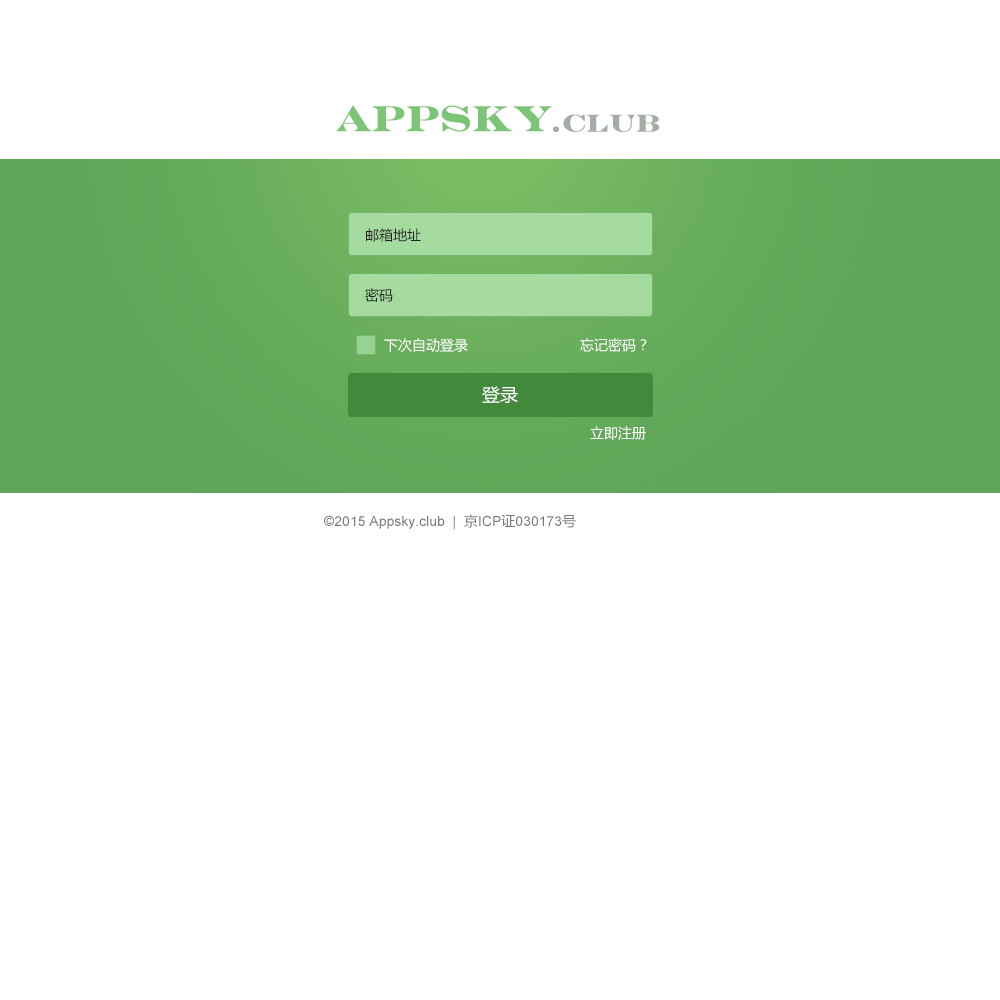
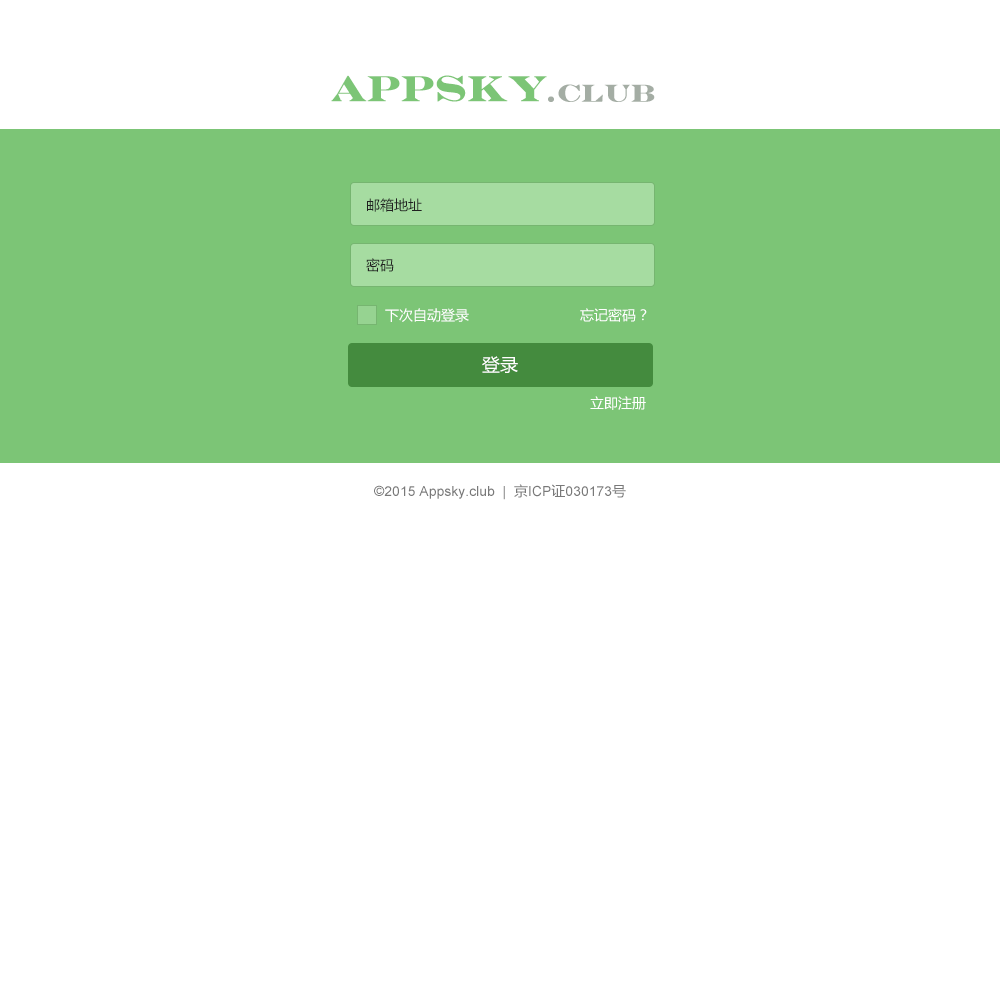
Comparing the layer stacks of the two (1000, 1000) images. Changes:
hid group "组 1 副本" (15 layers) over (x1=0, y1=105, x2=1000, y2=530)
showed group "组 1" (14 layers) over (x1=0, y1=75, x2=1000, y2=500)
